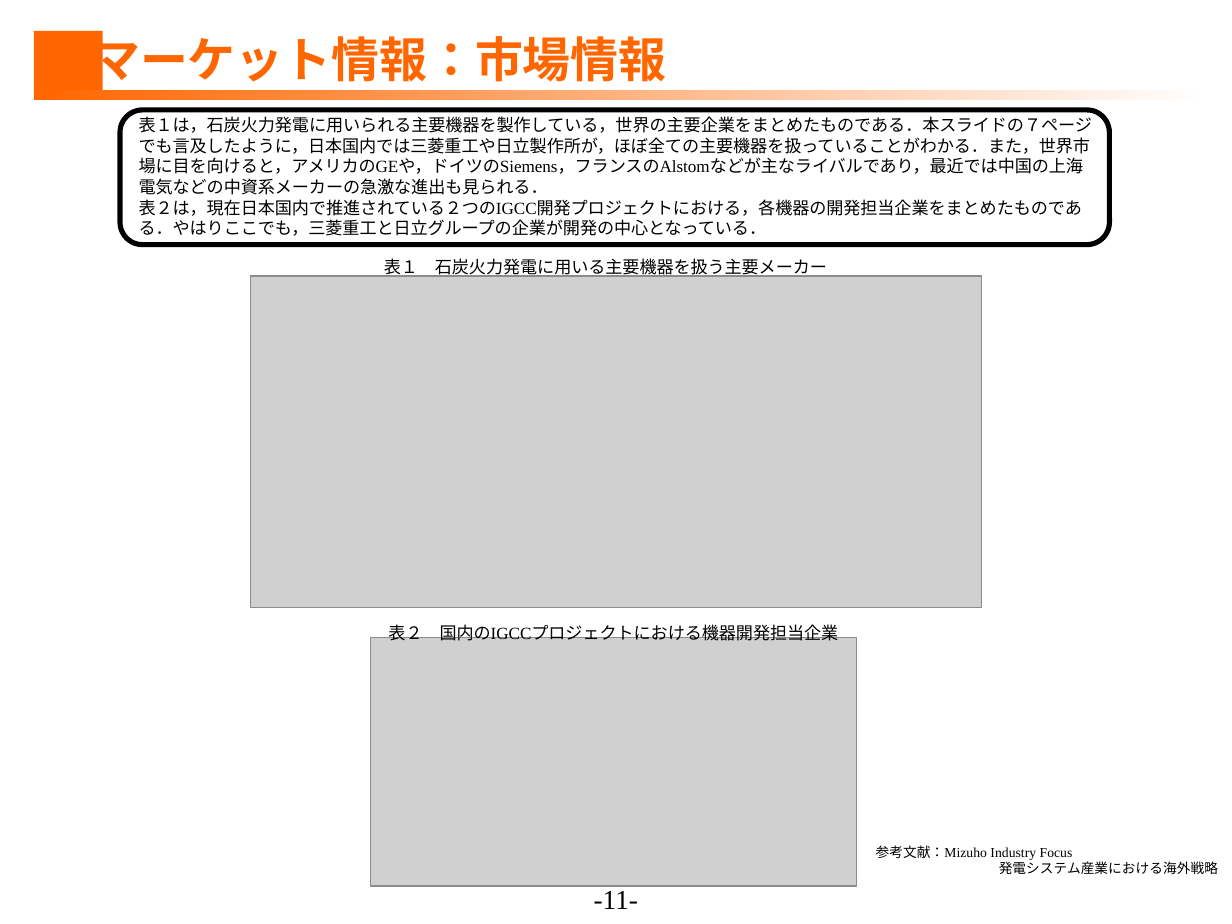
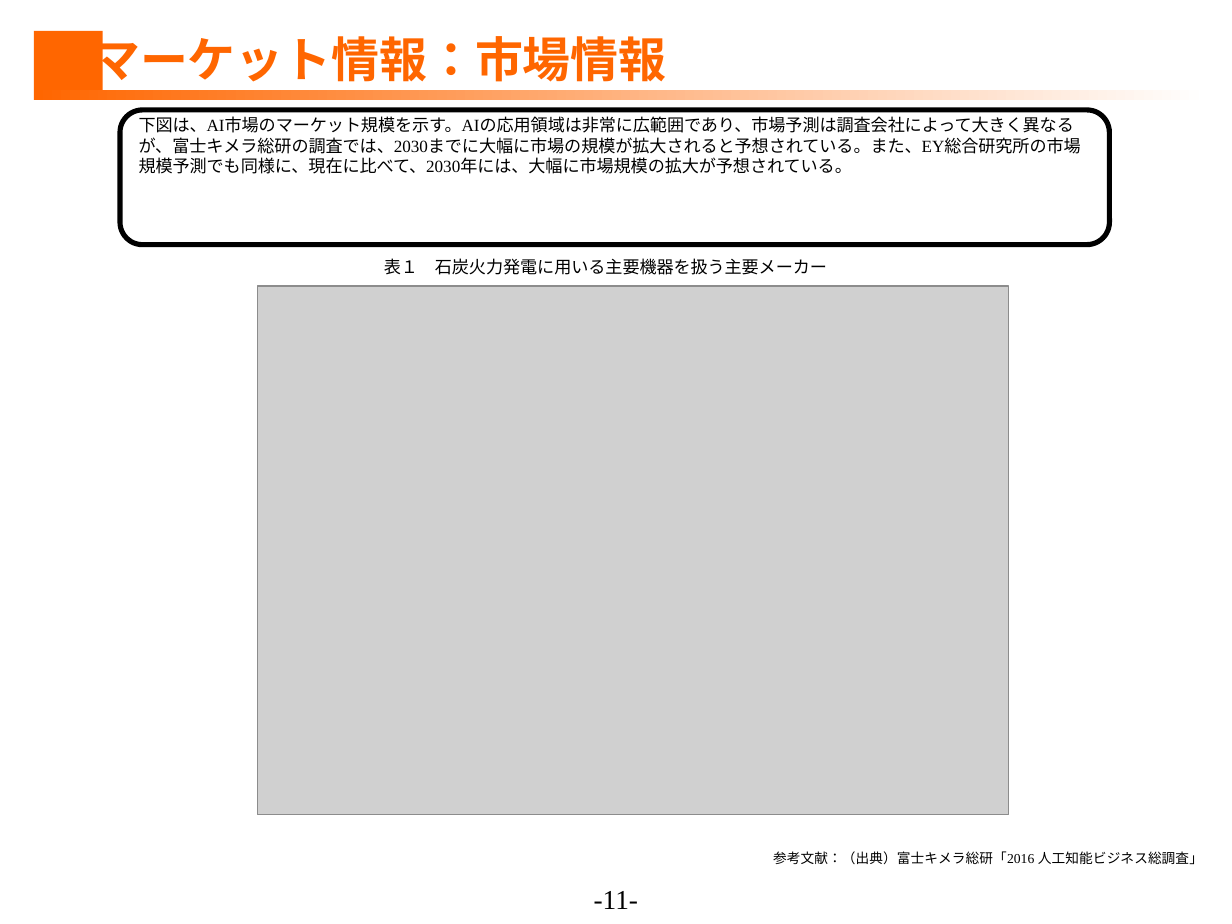
Before and after one commit to ShuDiamonds/JapanesePatentAnalysis, a slide deck: slide 11 of submissions/1.調査分析.ppt. Drawn at 1232x924 pixels with LibreOffice and Linux fonts; fonts in the diff are those of the drawing; grey boxes stand for pictures. Boxes give left, top, right and bottom in pixels: in the first picture for what was removed or moved away, otherwise in the second. Text is boxed around its words. In the diff, an @@ line names an element or a change of style, - is before the commit and + after.

```diff
--- a/submissions/1.調査分析.ppt
+++ b/submissions/1.調査分析.ppt
@@ text removed at (x1=139, y1=116, x2=1092, y2=236) @@
-表１は，石炭火力発電に用いられる主要機器を製作している，世界の主要企業をまとめたものである．本スライドの７ページでも言及したように，日本国内では三菱重工や日立製作所が，ほぼ全ての主要機器を扱っていることがわかる．また，世界市場に目を向けると，アメリカのGEや，ドイツのSiemens，フランスのAlstomなどが主なライバルであり，最近では中国の上海電気などの中資系メーカーの急激な進出も見られる．
-表２は，現在日本国内で推進されている２つのIGCC開発プロジェクトにおける，各機器の開発担当企業をまとめたものである．やはりここでも，三菱重工と日立グループの企業が開発の中心となっている．
@@ text added at (x1=139, y1=116, x2=1081, y2=174), 10 pt, text #000000 @@
+下図は、AI市場のマーケット規模を示す。AIの応用領域は非常に広範囲であり、市場予測は調査会社によって大きく異なるが、富士キメラ総研の調査では、2030までに大幅に市場の規模が拡大されると予想されている。また、EY総合研究所の市場規模予測でも同様に、現在に比べて、2030年には、大幅に市場規模の拡大が予想されている。
@@ text "表１ 石炭火力発電に用いる主要機器を扱う主要メーカー" rewrapped from (x1=384, y1=258, x2=827, y2=279) to (x1=384, y1=258, x2=827, y2=275) @@
@@ picture resized from (x1=250, y1=276, x2=982, y2=607) to (x1=257, y1=286, x2=1009, y2=814) @@
@@ text removed at (x1=388, y1=622, x2=839, y2=641) @@
-表２ 国内のIGCCプロジェクトにおける機器開発担当企業
@@ picture removed at (x1=371, y1=638, x2=857, y2=886) @@
@@ text added at (x1=773, y1=851, x2=1203, y2=865), 8 pt, text #000000 @@
+参考文献：（出典）富士キメラ総研「2016 人工知能ビジネス総調査」
@@ text removed at (x1=876, y1=845, x2=1218, y2=874) @@
-参考文献：Mizuho Industry Focus
-発電システム産業における海外戦略
```
Also in this commit, not shown: 4 other slides changed, 1 slide added, 1 slide removed, 5 other files.
